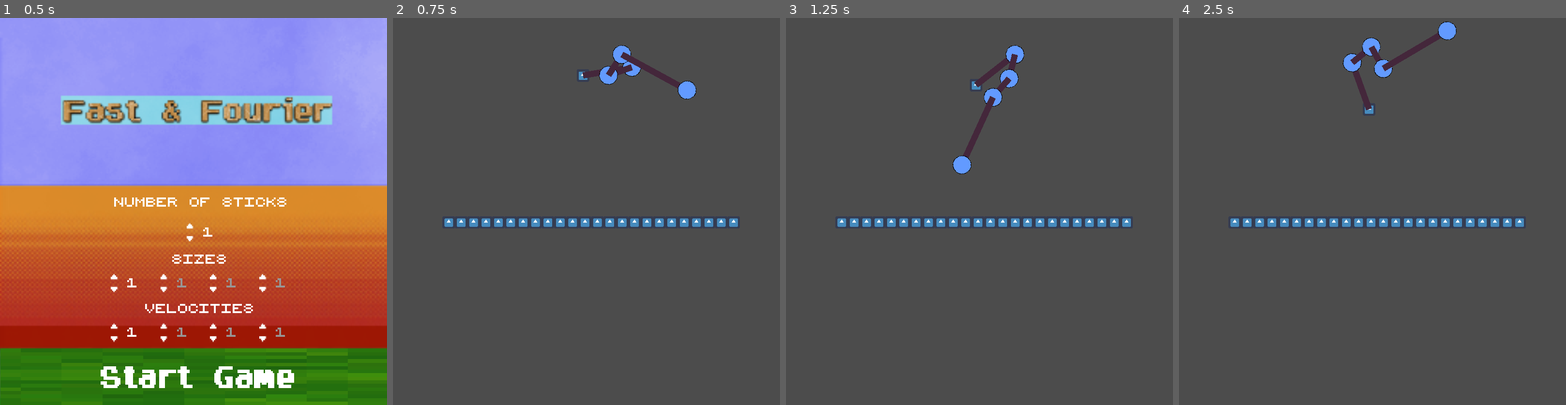
Above: before the commit, frames 1-4 (left to right).
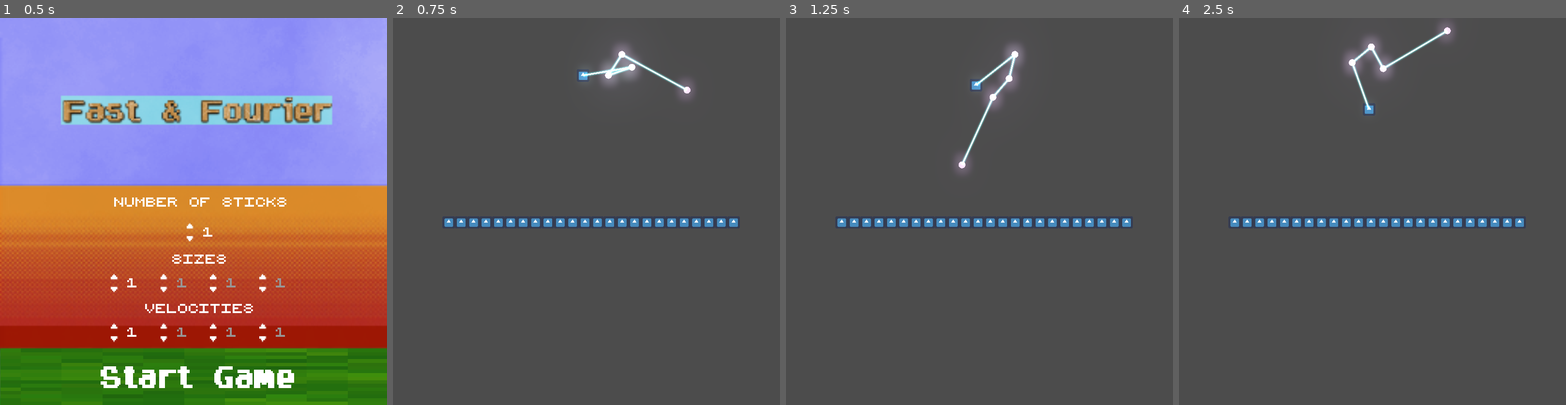
Above: after the commit, the same moments.

Repository: fyodordev/fourier-game
Game: Godot game, scene res://titlescreen.tscn
Two runs of this game, one before a commit and one after it. Both use one fixed random seed, a clock stepped at 60 frames per second and the inputs below. The engine's default icon, where the game draws it, is replaced by a stand-in: a white triangle on a blue panel in a dark square.
Inputs (mouse positions are in pixels of both pictures, inside the frame that each line leads up to):
- Up to frame 1 (0.5 s): no input
- Up to frame 2 (0.75 s): click (590, 377) at 0.5 s
- Up to frame 3 (1.25 s): no input
- Up to frame 4 (2.5 s): no input

Frame 1 is identical in both runs. In frame 2, 1.2% of the frame differs, in the area x 48-79%, y 6-21%; in frame 3, 1.4%, in the area x 43-62%, y 6-41%; in frame 4, 1.4%.

Commit message:
Changed BaseStick to be icedout/voll am klunkern;Added Lava Cuve texture

Diff:
--- a/BaseStick.tscn
+++ b/BaseStick.tscn
@@ -1,18 +1,36 @@
-[gd_scene load_steps=7 format=2]
+[gd_scene load_steps=11 format=2]
 
 [ext_resource path="res://BaseStick.gd" type="Script" id=1]
 [ext_resource path="res://Cable.png" type="Texture" id=2]
 [ext_resource path="res://Junction.gd" type="Script" id=3]
 [ext_resource path="res://Junction.png" type="Texture" id=4]
+[ext_resource path="res://spot.png" type="Texture" id=5]
 
-[sub_resource type="RectangleShape2D" id=1]
+[sub_resource type="Environment" id=1]
+background_mode = 4
+glow_enabled = true
+glow_strength = 0.73
+glow_blend_mode = 0
+glow_bicubic_upscale = true
+
+[sub_resource type="RectangleShape2D" id=2]
 extents = Vector2( 64, 16 )
 
-[sub_resource type="CircleShape2D" id=2]
+[sub_resource type="CanvasItemMaterial" id=3]
+blend_mode = 1
+
+[sub_resource type="CircleShape2D" id=4]
 radius = 48.0
+
+[sub_resource type="CanvasItemMaterial" id=5]
+blend_mode = 1
+light_mode = 2
 
 [node name="Stick+Junction" type="Node2D"]
 script = ExtResource( 1 )
+
+[node name="WorldEnvironment" type="WorldEnvironment" parent="."]
+environment = SubResource( 1 )
 
 [node name="Stick" type="KinematicBody2D" parent="."]
 position = Vector2( 64, 0 )
@@ -23,12 +41,13 @@
 }
 
 [node name="CollisionShape2D" type="CollisionShape2D" parent="Stick"]
-shape = SubResource( 1 )
+shape = SubResource( 2 )
 disabled = true
 
 [node name="Stick_Sprite" type="Sprite" parent="Stick"]
-position = Vector2( 0, -2.27374e-13 )
-scale = Vector2( 4, 3.556 )
+material = SubResource( 3 )
+position = Vector2( 0.392236, 0 )
+scale = Vector2( 0.549737, 0.2 )
 texture = ExtResource( 2 )
 
 [node name="Junction" type="KinematicBody2D" parent="."]
@@ -41,10 +60,14 @@
 }
 
 [node name="CollisionShape2D" type="CollisionShape2D" parent="Junction"]
-shape = SubResource( 2 )
+shape = SubResource( 4 )
 disabled = true
 
 [node name="Junction_Sprite" type="Sprite" parent="Junction"]
-position = Vector2( 0, 9.53674e-07 )
-scale = Vector2( 2.74286, 2.74286 )
+material = SubResource( 5 )
+position = Vector2( 0, 9.53674e-007 )
+scale = Vector2( 0.1, 0.1 )
 texture = ExtResource( 4 )
+
+[node name="Light2D" type="Light2D" parent="Junction"]
+texture = ExtResource( 5 )
Binary file changed: Cable.png
Binary file changed: Junction.png
Binary file added: cube.png
Binary file added: spot.png
